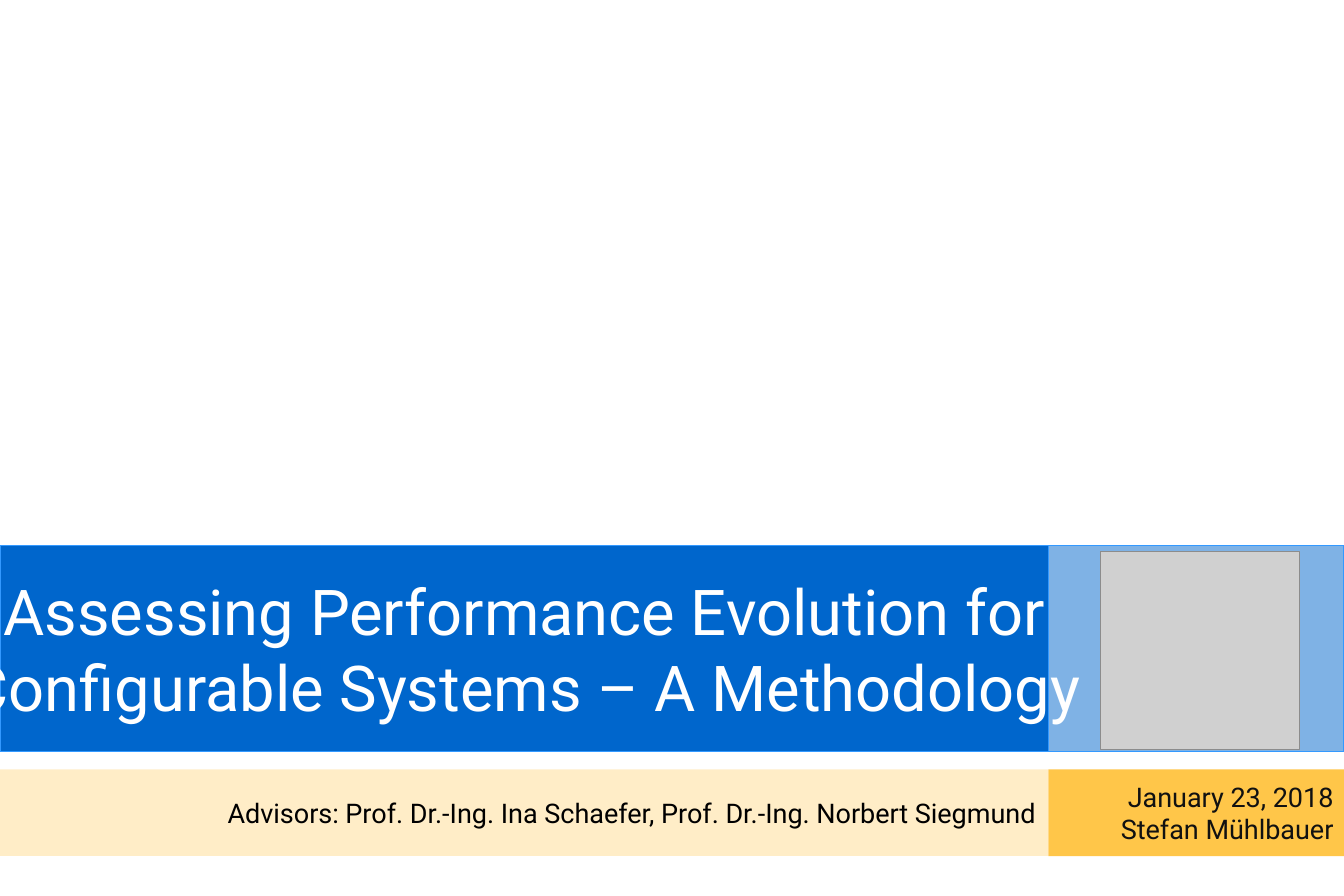
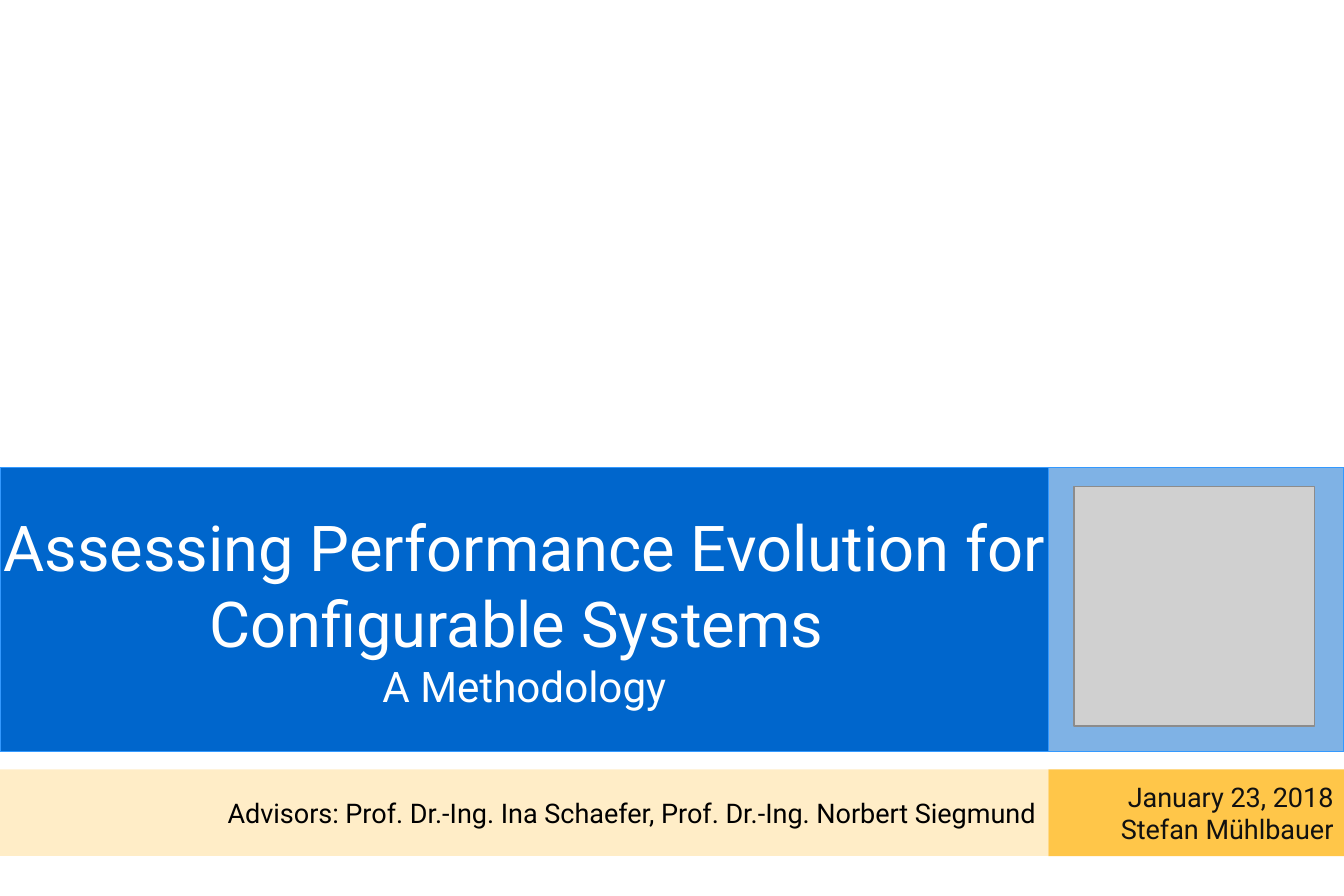
Before and after one commit to smba/msthesis, a slide deck: slide 1 of Presentations/Abschlusspräsentation_MA.odp. Drawn at 1344x896 pixels with LibreOffice and Linux fonts; fonts in the diff are those of the drawing; grey boxes stand for pictures; background and template pictures are left out. Boxes give left, top, right and bottom in pixels: in the first picture for what was removed or moved away, otherwise in the second. Text is boxed around its words. In the diff, an @@ line names an element or a change of style, - is before the commit and + after.

```diff
--- a/Presentations/Abschlusspräsentation_MA.odp
+++ b/Presentations/Abschlusspräsentation_MA.odp
@@ rectangle "Assessing Performance Evolution for": place and size @@
-rectangle "Assessing Performance Evolution for" at [0,545,1048,751]
+rectangle "Assessing Performance Evolution for" at [0,468,1048,751]
@@ rectangle: place and size @@
-rectangle at [1048,545,1344,751]
+rectangle at [1048,468,1344,751]
@@ picture: place and size @@
-picture at [1101,551,1300,750]
+picture at [1075,487,1315,726]
@@ text in rectangle at [209,599,823,711]: text changed @@
-Configurable Systems – A Methodology
+Configurable Systems
+A Methodology
```
Also in this commit, not shown: 4 other slides changed, 6 slides added, 10 slides removed.
